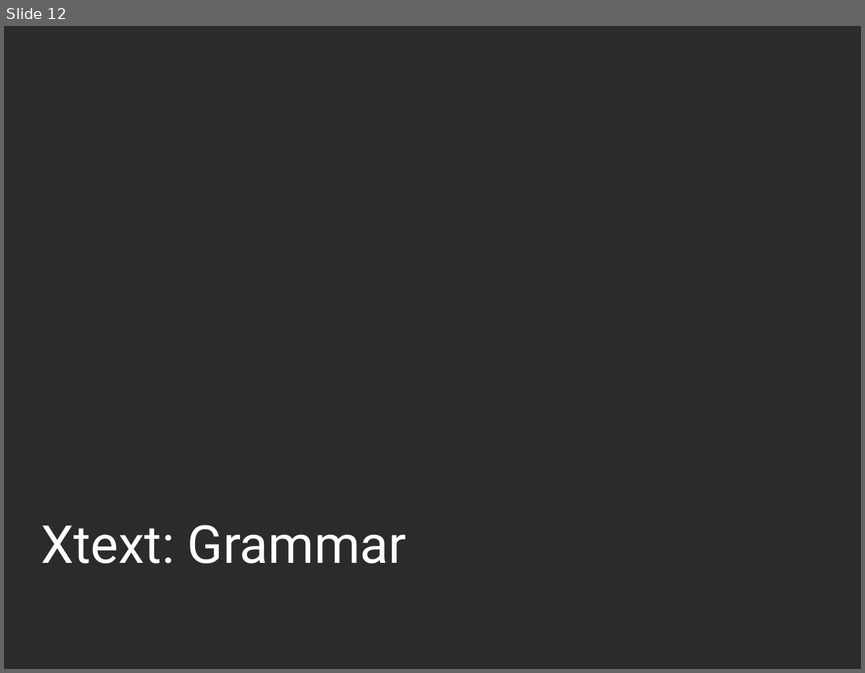
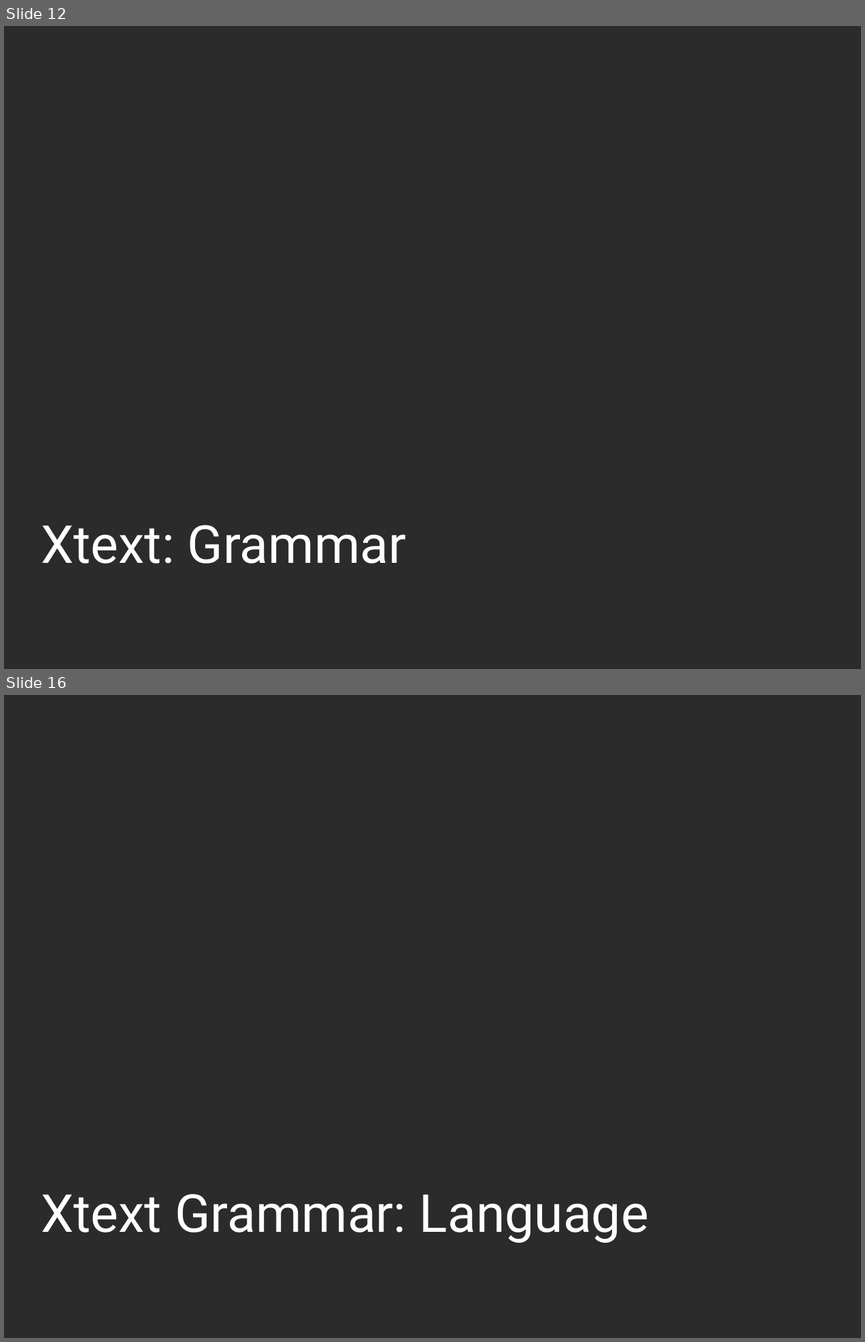
Before and after one commit to thomasfischl/xtext-workshop, a slide deck: xText Workshop.pptx. Shown one above the other, each under a label of ours: slide 12 before the commit, slides 12 and 16 after it; the slides between them are not shown. The pictures are 865x673 and 865x1342 pixels, drawn with LibreOffice and Linux fonts; fonts in the diff are those of the drawing; background and template pictures are left out; a plain dark background stands for a picture behind light text. Boxes give left, top, right and bottom in pixels: in the first picture for what was removed or moved away, otherwise in the second. Text is boxed around its words. In the diff, an @@ line names an element or a change of style, - is before the commit and + after.

Commit message:
Improve Xtext Grammar section

```diff
--- a/xText Workshop.pptx
+++ b/xText Workshop.pptx
@@ slide 16 added at [4, 695, 861, 1338], background picture (left out) @@
@@ title added at [41, 1193, 649, 1242], 44 pt, text #FFFFFF @@
+Xtext Grammar: Language
```
Also in this commit, not shown: 11 slides changed, 2 other slides added.
